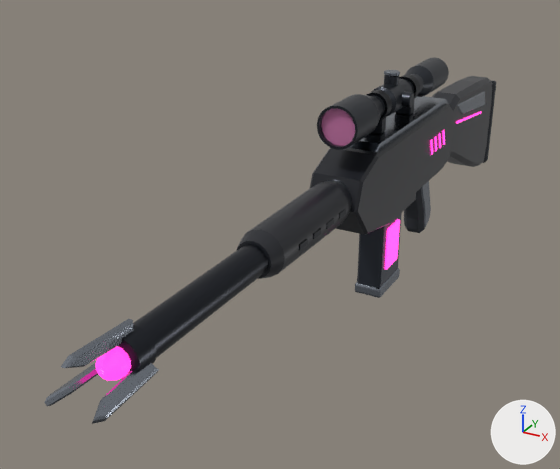
What one commit did to the glTF model examples/scifi-rifle.glb.
Camera for both pictures: a camera (50 mm lens) standing at (0.313, -0.942, 0.361) and looking at (-0.077, -0.232, 0.006). Lighting does not change. The marker at lower right points along +X, +Y and +Z. The older version comes first. Where no turn or scale is listed for an object, it has been applied to the vertices. Vertices at exactly the same position are counted once.

The scene before the commit, as lines of its bpy script (objects in view):
```python
ob_barrel = bpy.data.objects.new('Barrel', me_barrel_mesh)
ob_barrel.parent = ob_receiver
ob_barrel.location = (0.0, -0.176, 0.0)
ob_optic = bpy.data.objects.new('Optic', me_optic_mesh)
ob_optic.location = (0.0, -0.11, 0.117)
ob_receiver = bpy.data.objects.new('Receiver', me_receiver_mesh)
ob_receiver.parent = ob_badgun_rifle_scifi_4
ob_receiver.location = (0.0, -0.056, 0.0705)
ob_stock = bpy.data.objects.new('Stock', me_stock_mesh)
ob_stock.parent = ob_receiver
ob_stock.location = (0.0, 0.12, 0.0)
# also in view: 'Muzzle' at (0.0, -0.615, 0.075); 'Grip' at (0.0, 0.005, -0.014); 'Magazine' at (0.0, -0.118, -0.03); 'Handguard' at (0.0, -0.334, 0.071)
```
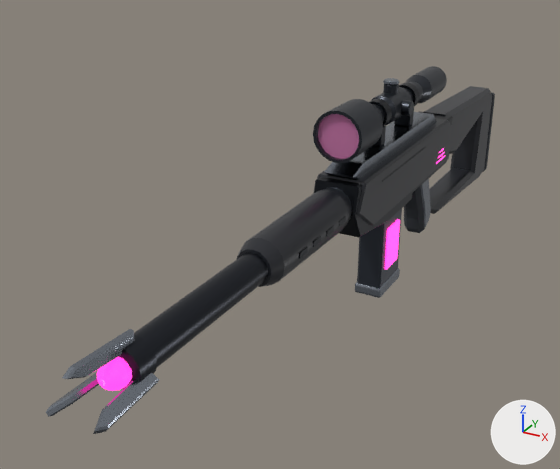
Edits to the bpy script that builds the scene:
```text
Change me_receiver_mesh:
    used by ob_receiver; parent = ob_badgun_rifle_scifi_4; location = (0.0, -0.056, 0.0705)
    remove me_receiver_mesh.from_pydata(...)  # 136 vertices, 244 faces; spans x -0.03..0.03, y -0.208..0.12, z -0.077..0.046
    add me_receiver_mesh.from_pydata(...)  # 152 vertices, 272 faces; spans x -0.028..0.028, y -0.204..0.12, z -0.069..0.04
    me_receiver_mesh part 1: the loose piece of 44 vertices spanning x -0.029..0.029, y -0.208..0.12, z -0.057..0.04 is rebuilt with 36 vertices and now spans x -0.025..0.025, y -0.204..0.12, z -0.047..0.025, in mat_mat_detail (black #1f2227)
    me_receiver_mesh part 2: the loose piece of 20 vertices spanning x -0.023..0.023, y -0.166..0.108, z 0.024..0.046 is rebuilt with 20 vertices and now spans x -0.018..0.018, y -0.192..0.08, z 0.023..0.04
    me_receiver_mesh part 3: a new loose piece of 24 vertices spanning x -0.028..0.028, y -0.2..0.11, z -0.033..0.027, in mat_mat_body (black #22242a)
    other edits to the shape of me_receiver_mesh do not show in these pictures
    add me_receiver_mesh.materials.append(mat_mat_detail)  # black #1f2227
Change me_stock_mesh:
    used by ob_stock; parent = ob_receiver; location = (0.0, 0.12, 0.0)
    remove me_stock_mesh.from_pydata(...)  # 136 vertices, 256 faces; spans x -0.022..0.022, y -0.007..0.244, z -0.119..0.036
    add me_stock_mesh.from_pydata(...)  # 60 vertices, 112 faces; spans x -0.021..0.021, y -0.026..0.244, z -0.129..0.027
    me_stock_mesh part 4: the loose piece of 16 vertices spanning x -0.021..0.021, y 0.231..0.244, z -0.118..0.018 is scaled about its middle by (1, 1, 0.968), then moved by (0.0, 0.0, -0.009)
    me_stock_mesh part 5: the loose piece of 96 vertices spanning x -0.02..0.02, y -0.007..0.233, z -0.119..0.036 is rebuilt with 44 vertices and now spans x -0.02..0.02, y -0.026..0.233, z -0.129..0.027
    me_stock_mesh part 6: the loose piece of 16 vertices spanning x -0.022..0.022, y 0.03..0.183, z -0.01..0.024 is deleted
    me_stock_mesh part 7: the loose piece of 8 vertices spanning x -0.022..0.022, y 0.035..0.163, z -0.018..0.0 is deleted
    remove me_stock_mesh.materials.append(mat_mat_trim)  # grey #8c939d
    remove me_stock_mesh.materials.append(mat_mat_emissive)  # dark red #310119, glowing pink #ff3ab0
Change me_optic_mesh:
    remove me_optic_mesh.from_pydata(...)  # 747 vertices, 1464 faces; spans x -0.023..0.026, y -0.145..0.155, z 0.0..0.06
    add me_optic_mesh.from_pydata(...)  # 747 vertices, 1464 faces; spans x -0.027..0.027, y -0.144..0.154, z 0.0..0.064
    me_optic_mesh part 8: the loose piece of 115 vertices spanning x -0.009..0.009, y -0.009..0.009, z 0.044..0.06 is moved by (0.0, 0.0, 0.004)
    me_optic_mesh part 9: the loose piece of 58 vertices spanning x 0.014..0.026, y -0.009..0.009, z 0.022..0.038 is moved by (0.0, 0.0, 0.004)
    me_optic_mesh part 10: the loose piece of 80 vertices spanning x -0.016..0.016, y 0.043..0.057, z 0.014..0.046 is moved by (0.0, 0.0, 0.004)
    me_optic_mesh part 11: the loose piece of 80 vertices spanning x -0.016..0.016, y -0.049..-0.035, z 0.014..0.046 is moved by (0.0, 0.0, 0.004)
    me_optic_mesh part 12: the loose piece of 34 vertices spanning x -0.02..0.02, y -0.14..-0.139, z 0.01..0.05 is scaled about its middle by (1.21, 1, 1.21), then moved by (0.0, 0.001, 0.004)
    me_optic_mesh part 13: 314 of 747 vertices moved; they spanned x -0.023..0.023, y -0.145..0.155, z 0.007..0.052 and now span x -0.027..0.027, y -0.144..0.154, z 0.007..0.062; mean shift (0.0, 0.0, 0.004); largest move (0.0, -0.145, 0.052) -> (0.0, -0.144, 0.062)
    other edits to the shape of me_optic_mesh do not show in these pictures
Change ob_receiver:
    ob_receiver.location: (0.0, -0.056, 0.0705) -> (0.0, -0.056, 0.0625)
Change ob_optic:
    ob_optic.location: (0.0, -0.11, 0.117) -> (0.0, -0.11, 0.103)
```

What differs and where, as boxes [x1, y1, x2, y2] in the pictures (560 x 469 px; the box of a moved part takes in the faces that stretch with it):
'Receiver', reshaped, moved (9% shorter): before [310, 96, 455, 235]; after [314, 111, 453, 237]
'Muzzle', moved: before [45, 319, 159, 424]; after [46, 329, 160, 434]
'Optic', reshaped, moved: before [317, 57, 449, 150]; after [313, 66, 447, 163]
'Barrel', moved: before [133, 244, 268, 358]; after [134, 252, 268, 367]
'Handguard', moved: before [236, 179, 352, 279]; after [237, 187, 352, 287]
'Stock', reshaped, moved (12% wider, 40% taller): before [432, 76, 496, 167]; after [423, 86, 495, 214]
part 1 of me_receiver_mesh, rebuilt: before [310, 104, 455, 235]; after [314, 111, 453, 237]
part 2 of me_receiver_mesh, rebuilt: before [348, 96, 448, 152]; after [324, 112, 437, 180]
part 3 of me_receiver_mesh, added (black): after [317, 118, 452, 226]
part 4 of me_stock_mesh, moved or reshaped: before [483, 80, 496, 163]; after [483, 92, 495, 172]
part 5 of me_stock_mesh, rebuilt (15% wider, 40% taller): before [432, 76, 492, 167]; after [423, 86, 492, 214]
part 6 of me_stock_mesh, deleted: before [457, 92, 485, 114]
part 7 of me_stock_mesh, deleted: before [456, 111, 482, 124]
part 8 of me_optic_mesh, moved or reshaped: before [384, 70, 400, 86]; after [383, 78, 399, 94]
part 9 of me_optic_mesh, moved or reshaped: before [401, 91, 414, 107]; after [401, 100, 414, 116]
part 10 of me_optic_mesh, moved or reshaped: before [399, 74, 420, 99]; after [399, 83, 420, 106]
part 11 of me_optic_mesh, moved or reshaped: before [367, 90, 392, 120]; after [369, 99, 392, 126]
part 12 of me_optic_mesh, moved or reshaped: before [321, 108, 355, 146]; after [318, 114, 359, 159]
part 13 of me_optic_mesh, moved or reshaped: before [317, 57, 449, 150]; after [313, 66, 447, 163]
